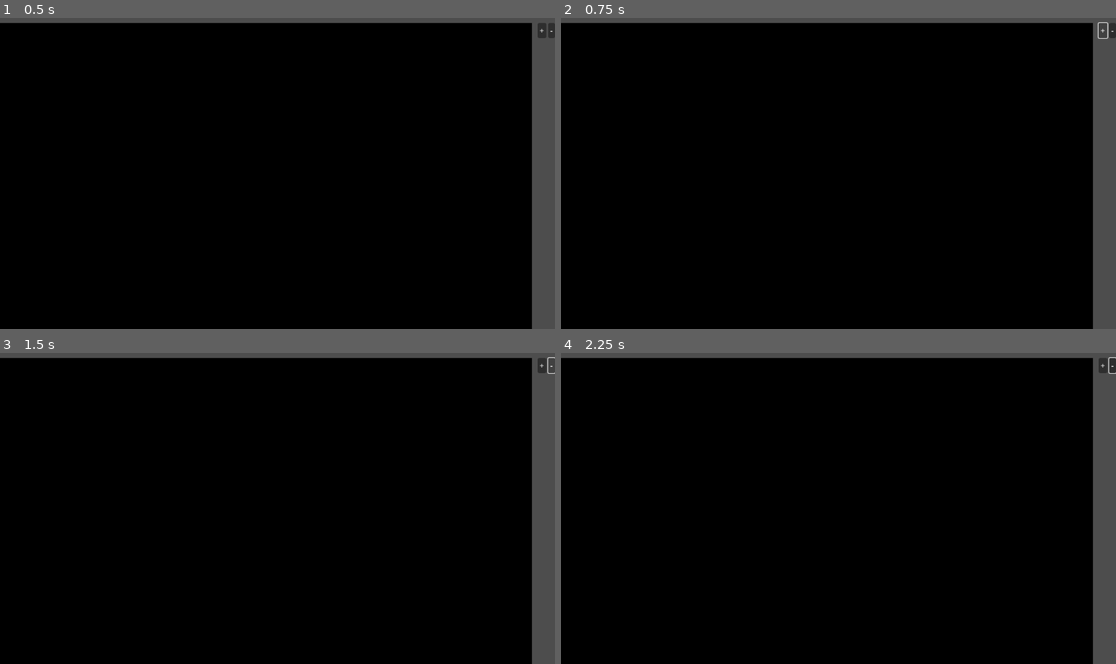
Above: before the commit, frames 1-4 (two rows, left to right).
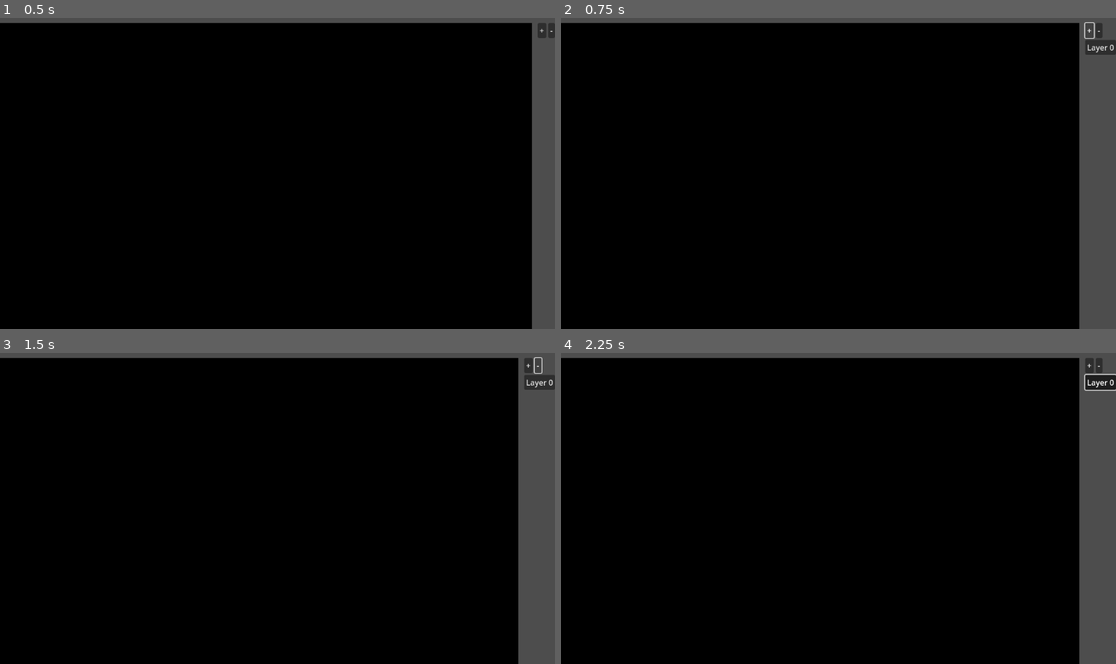
Above: after the commit, the same moments.

Repository: krotomo/glue-gun-game
Game: Godot game, scene res://editor/editor.tscn
Two runs of this game, one before a commit and one after it. Both use one fixed random seed, a clock stepped at 60 frames per second and the inputs below.
Inputs (mouse positions are in pixels of both pictures, inside the frame that each line leads up to):
- Up to frame 1 (0.5 s): no input
- Up to frame 2 (0.75 s): click "+" at 0.5 s
- Up to frame 3 (1.5 s): click "-" at 1.25 s
- Up to frame 4 (2.25 s): click (1099, 380) at 2 s, where only the run after the commit has a clickable "Layer 0"

Frame 1 is identical in both runs. In frame 2, 2.8% of the frame differs, in the area x 93-100%, y 1-100%; in frame 3, 2.7%; in frame 4, 2.8%.
Error before the commit: Invalid call. Nonexistent function 'get_item_count' in base 'VBoxContainer'. (res://editor/editor.gd:15)

Commit message:
adding buttons

Diff:
--- a/editor/editor.gd
+++ b/editor/editor.gd
@@ -4,7 +4,9 @@
 @onready var add_layer_button = $HSplitContainer/LayerPanel/LayerPanelButtons/AddLayerButton
 @onready var remove_layer_button = $HSplitContainer/LayerPanel/LayerPanelButtons/RemoveLayerButton
 @onready var layer_list = $HSplitContainer/LayerPanel/LayerList
-
+var layer_id = 0
+var layer_button_group = ButtonGroup.new()
+var selected_layer_id = -1
 
 func _ready():
 	add_layer_button.pressed.connect(add_layer)
@@ -12,8 +14,19 @@
 
 
 func add_layer():
-	layer_list.add_item("Layer " + str(layer_list.get_item_count() + 1))
+	var id = layer_id
+	layer_id += 1
+
+	var button = Button.new()
+	button.toggle_mode = true
+	button.button_group = layer_button_group
+	button.text = "Layer " + str(id)
+	layer_list.add_child(button)
 
 
 func remove_layer():
-	layer_list.remove_item(layer_list.get_selected_id())
+	for child in layer_list.get_children():
+		if child is Button:
+			if child.button_pressed:
+				child.queue_free()
+				break
